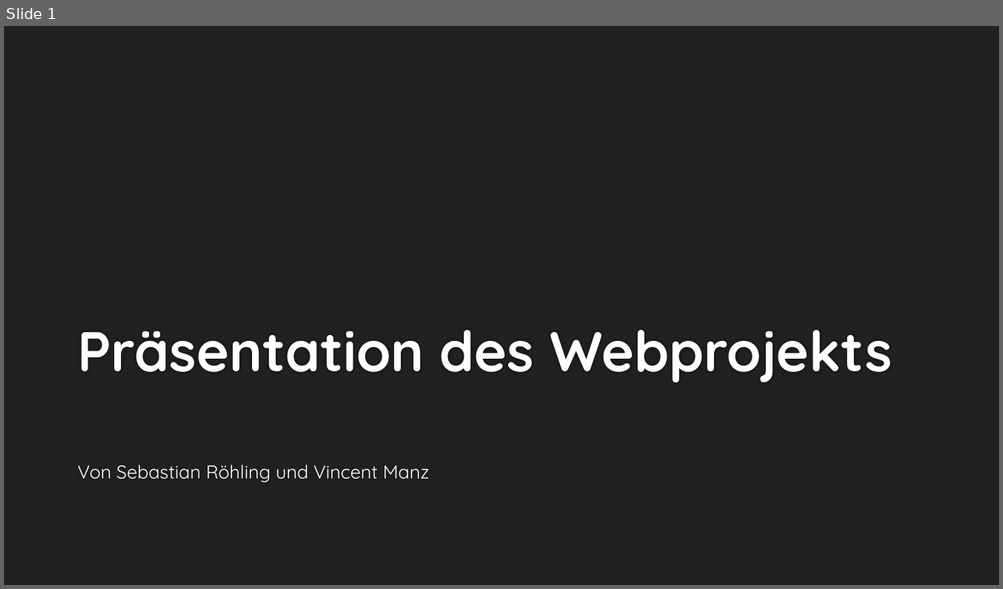
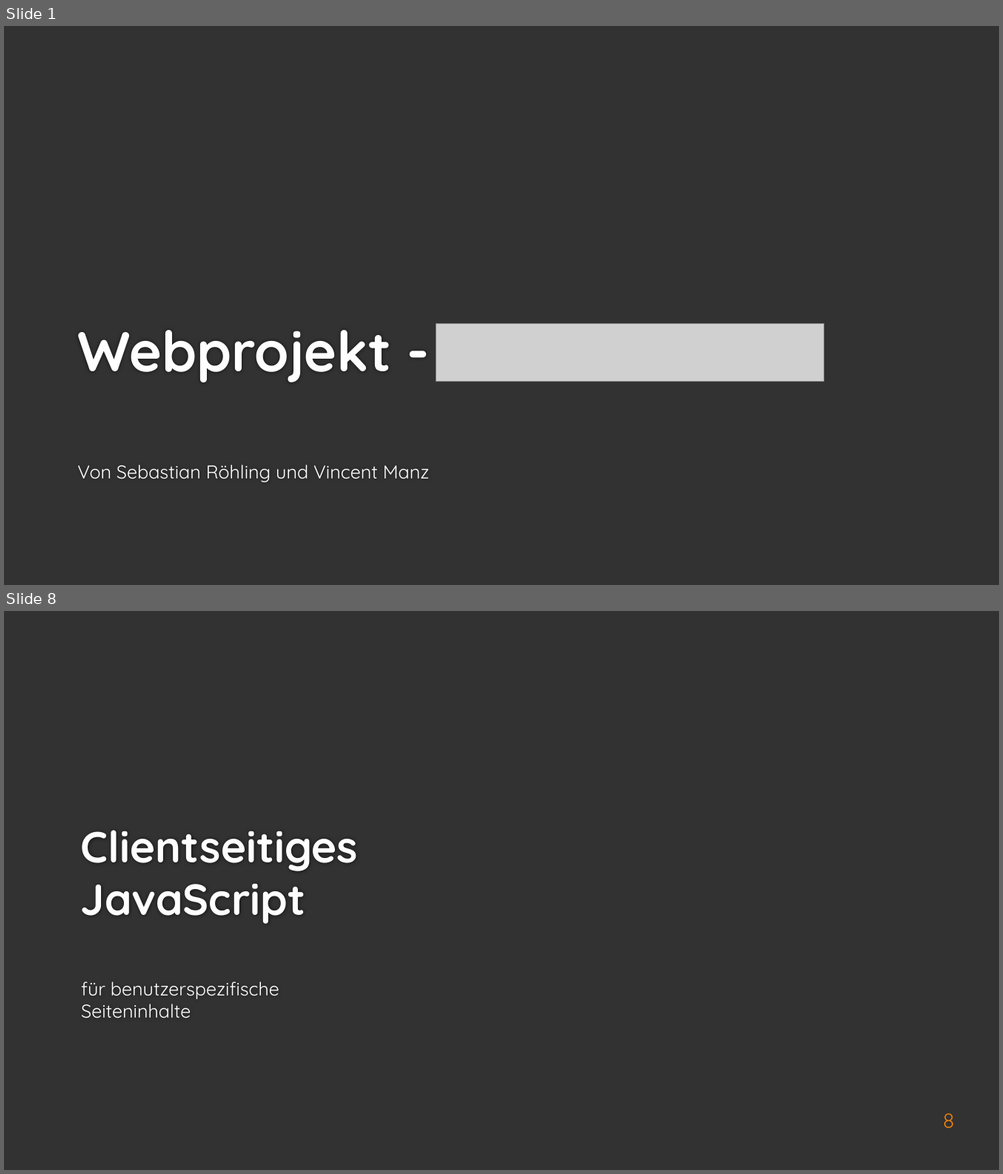
Before and after one commit to Jerobeam/OperationSteinkopfadler, a slide deck: WebProjekt.pptx. Shown one above the other, each under a label of ours: slide 1 before the commit, slides 1 and 8 after it; the slides between them are not shown. The pictures are 1003x589 and 1003x1174 pixels, drawn with LibreOffice and Linux fonts; fonts in the diff are those of the drawing; grey boxes stand for pictures; background and template pictures are left out. Boxes give left, top, right and bottom in pixels: in the first picture for what was removed or moved away, otherwise in the second. Text is boxed around its words. In the diff, an @@ line names an element or a change of style, - is before the commit and + after.

```diff
--- a/WebProjekt.pptx
+++ b/WebProjekt.pptx
@@ slide 8 added at (4, 611, 999, 1170), background #323232 @@
@@ title added at (81, 830, 358, 924), 42 pt, text #FEFEFE, bold @@
+Clientseitiges JavaScript
@@ text added at (81, 982, 279, 1019), 18 pt, text #FFFFFF @@
+für benutzerspezifische
+Seiteninhalte
@@ page number added at (942, 1113, 954, 1128), 20 pt, text #F07F09 @@
+8
@@ slide 1 changed as well @@
@@ background #212121 to #323232 @@
@@ title at (77, 330, 391, 383): text changed @@
-Präsentation des Webprojekts
+Webprojekt -
@@ picture added at (436, 323, 824, 382) @@
```
Also in this commit, not shown: 15 other slides added, 5 slides removed.
